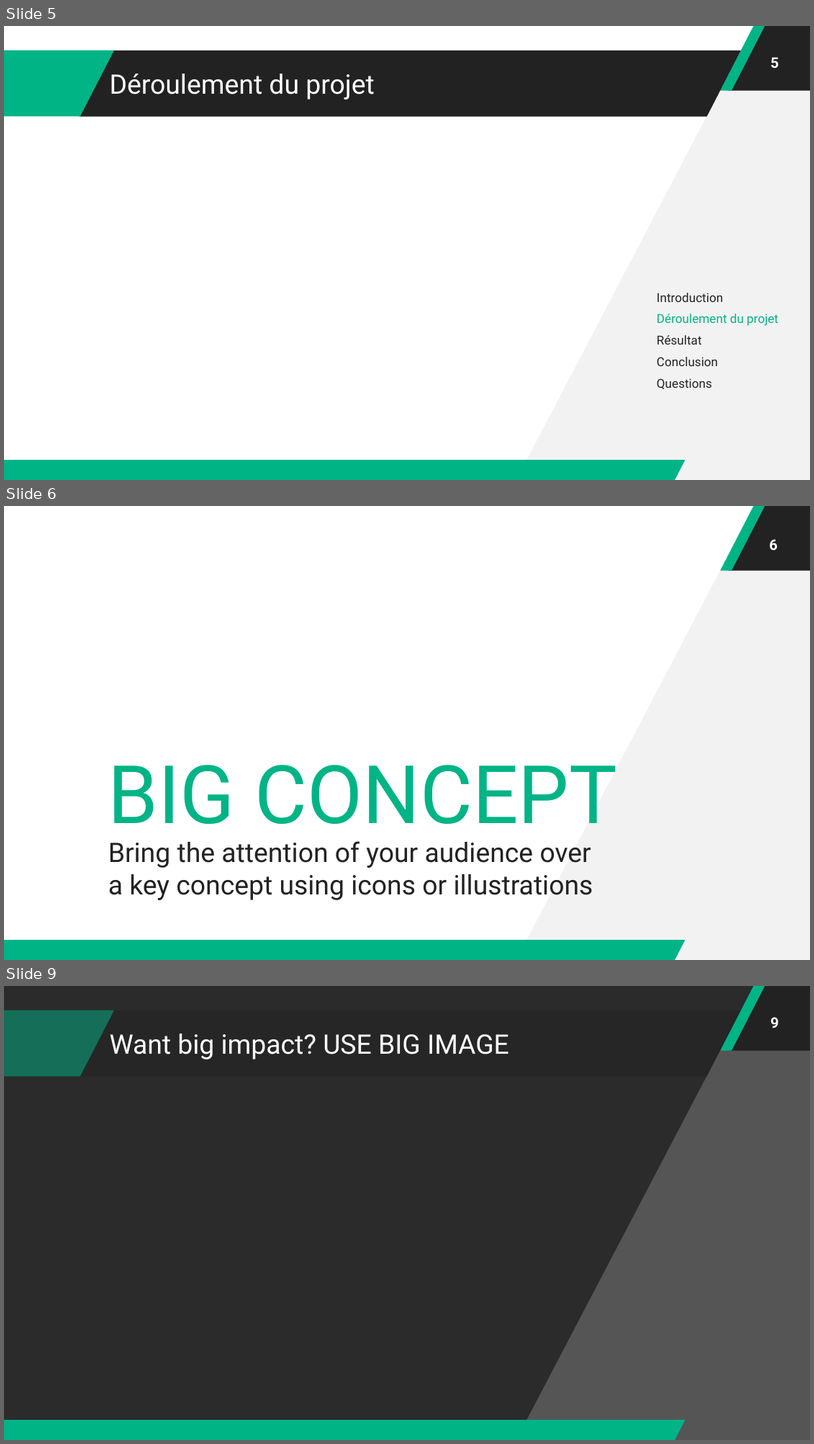
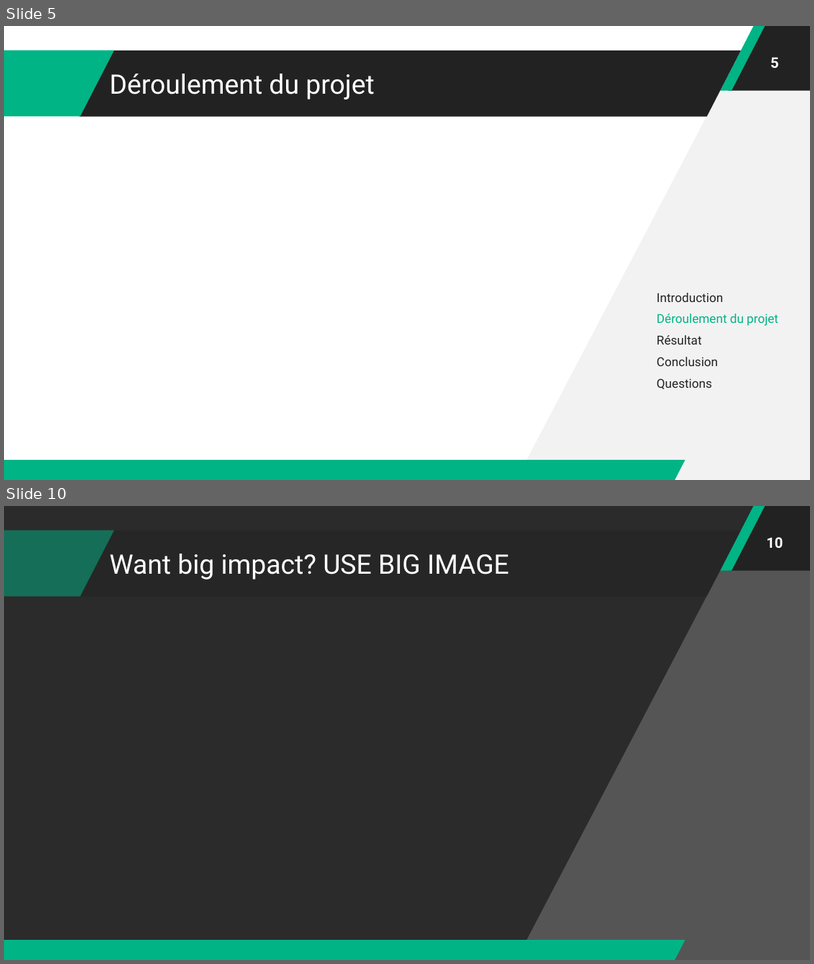
Before and after one commit to ChristianCarbonara/TPI, a slide deck: Documentation/William.pptx. Shown one above the other, each under a label of ours: slides 5, 6 and 9 before the commit, slides 5 and 10 after it; the slides between them are not shown. The pictures are 814x1444 and 814x964 pixels, drawn with LibreOffice and Linux fonts; fonts in the diff are those of the drawing; background and template pictures are left out; a plain dark background stands for a picture behind light text. Boxes give left, top, right and bottom in pixels: in the first picture for what was removed or moved away, otherwise in the second. Text is boxed around its words. In the diff, an @@ line names an element or a change of style, - is before the commit and + after.

```diff
--- a/Documentation/William.pptx
+++ b/Documentation/William.pptx
@@ slide 6 removed at (x1=4, y1=506, x2=810, y2=960), background #FFFFFF; not listed: 4 template elements that a slide beside it also shows @@
@@ page number removed at (x1=769, y1=539, x2=778, y2=550) @@
-6
@@ title removed at (x1=108, y1=764, x2=617, y2=842) @@
-BIG CONCEPT
@@ subtitle removed at (x1=108, y1=841, x2=594, y2=900) @@
-Bring the attention of your audience over a key concept using icons or illustrations
@@ what was slide 9 is now slide 10 @@
@@ page number at (x1=766, y1=537, x2=783, y2=548): text changed @@
-9
+10
```
Also in this commit, not shown: 5 slides changed, 2 slides added.
